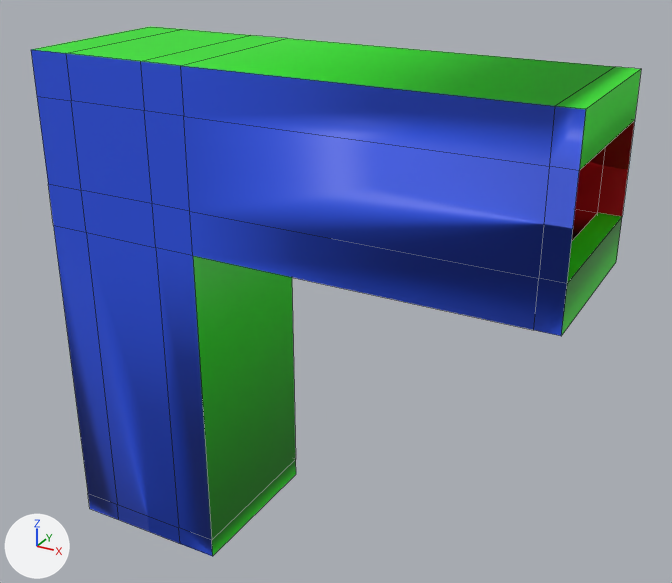
A saved change to the FBX model SferoTestVR/Assets/Art/Models/Corridors/Corridor_3U_Left.fbx.
Before and after are seen from a camera (50 mm lens) standing at (-78.8, -29.5, 30.6) and looking at (-97.7, 4.9, 13.4). The lights are fixed; the arrows at lower left show +X, +Y and +Z. Mesh edges are drawn as thin lines.

Objects in the first picture: 'Corridor 3U Left'.
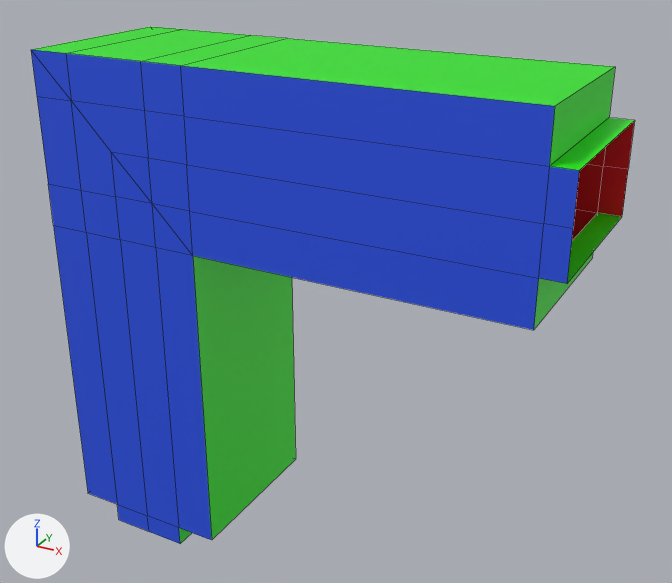
The newer file is also turned or shifted as a whole; pictures and numbers use the older file's frame.

Pixel boxes [x1, y1, x2, y2] of what changed, in the pictures (672 x 583 px; the box of a moved part takes in the faces that stretch with it):
'Corridor 3U Left', reshaped
    before: [31, 27, 641, 556]
    after: [31, 27, 635, 544]
part 1 of me_corridor_3u_left, moved or reshaped
    before: [31, 50, 641, 556]
    after: [31, 50, 635, 544]

Patch to the scene script:
```diff
--- a/SferoTestVR/Assets/Art/Models/Corridors/Corridor_3U_Left.fbx.py
+++ b/SferoTestVR/Assets/Art/Models/Corridors/Corridor_3U_Left.fbx.py
@@ me_corridor_3u_left @@
 # used by ob_corridor_3u_left; location = (-106.0, 0.0, 0.0)
-me_corridor_3u_left.from_pydata(...)  # 64 vertices, 68 faces; spans x -4.0..20.0, y 0.0..8.0, z 0.0..24.0
+me_corridor_3u_left.from_pydata(...)  # 74 vertices, 74 faces; spans x -4.0..20.0, y 0.0..8.0, z 0.0..24.0
+# me_corridor_3u_left part 1
+# 8 vertices are removed from x -4.0..20.0, y 0.0..8.0, z 0.0..24.0
+# 34 faces are deleted
+# 8 new vertices lie (-2.0, 0.0, 0.0) away from vertices in x 2.0, y 0.0..8.0, z 0.0..18.0
+# 10 new vertices lie (0.0, 0.0, 2.0) away from vertices in x 0.0..20.0, y 0.0..8.0, z 18.0
+# 20 new faces join them, mat_floor (blue #2953e7)
+# 20 new faces join them, mat_ceiling (red #e7000f)
 me_corridor_3u_left.materials.append(mat_floor)
```
